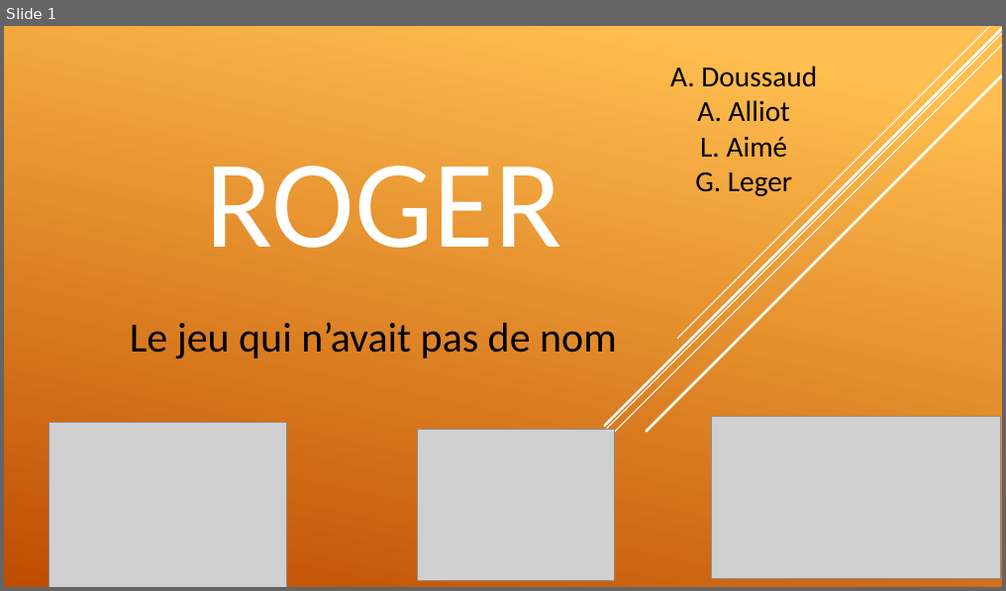
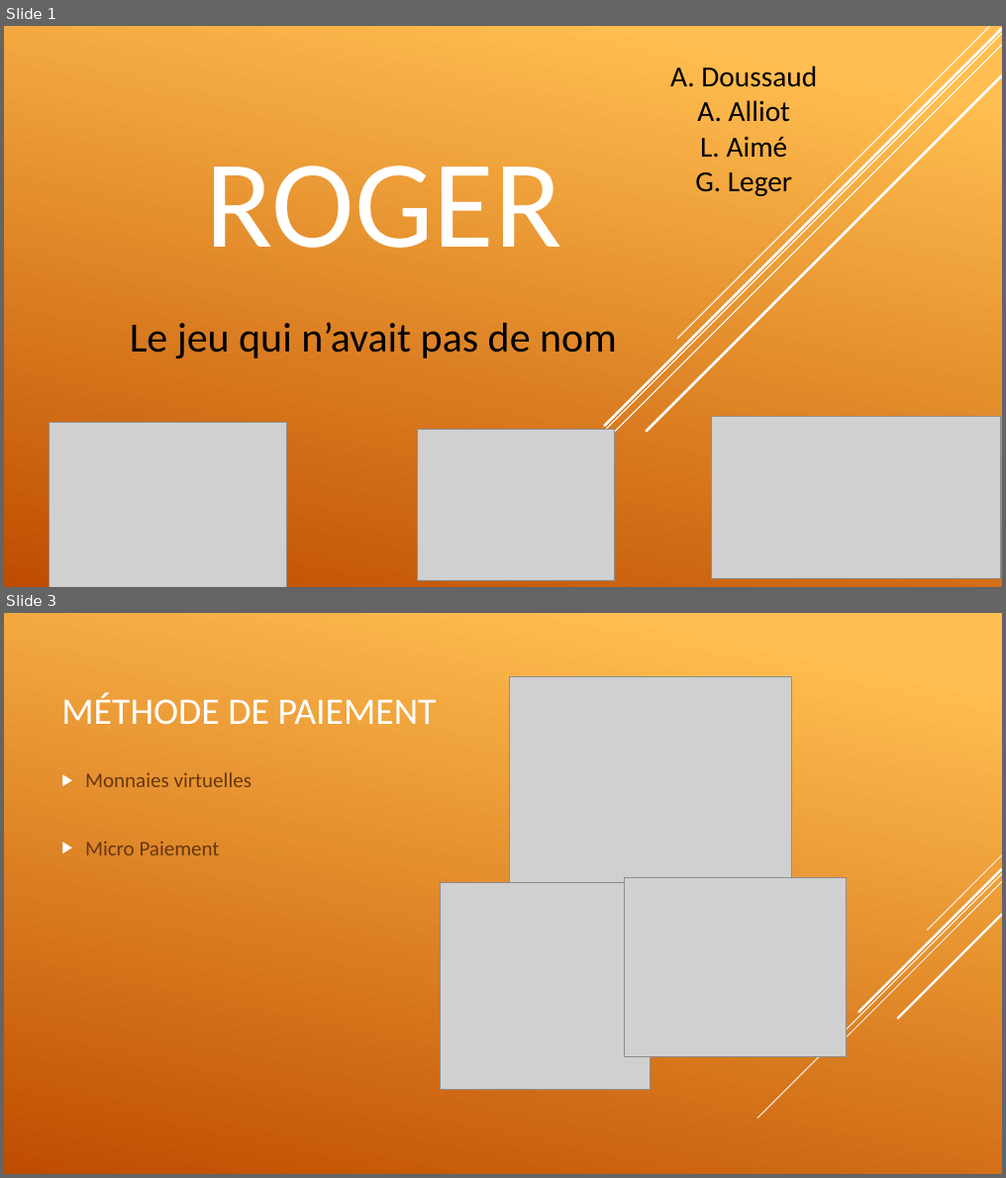
Before and after one commit to spectrenoir06/Roger, a slide deck: prez/ROGER.pptx. Shown one above the other, each under a label of ours: slide 1 before the commit, slides 1 and 3 after it; the slides between them are not shown. The pictures are 1006x591 and 1006x1178 pixels, drawn with LibreOffice and Linux fonts; fonts in the diff are those of the drawing; grey boxes stand for pictures. Boxes give left, top, right and bottom in pixels: in the first picture for what was removed or moved away, otherwise in the second. Text is boxed around its words. In the diff, an @@ line names an element or a change of style, - is before the commit and + after.

```diff
--- a/prez/ROGER.pptx
+++ b/prez/ROGER.pptx
@@ slide 3 added at [4, 613, 1002, 1174], background gradient #FFBF50 to #C04D00 @@
@@ text added at [61, 692, 437, 725], 36 pt, text #FFFFFF @@
+MÉTHODE DE PAIEMENT
@@ picture added at [509, 676, 791, 933] @@
@@ text added at [85, 772, 252, 856], 20 pt, text #68380F @@
+▶ Monnaies virtuelles
+▶ Micro Paiement
@@ picture added at [625, 878, 846, 1058] @@
@@ picture added at [441, 883, 650, 1090] @@
@@ group added at [757, 856, 1002, 1118]: 5 lines @@
```
Also in this commit, not shown: 1 slide changed, 2 other slides added, 14 other files.
